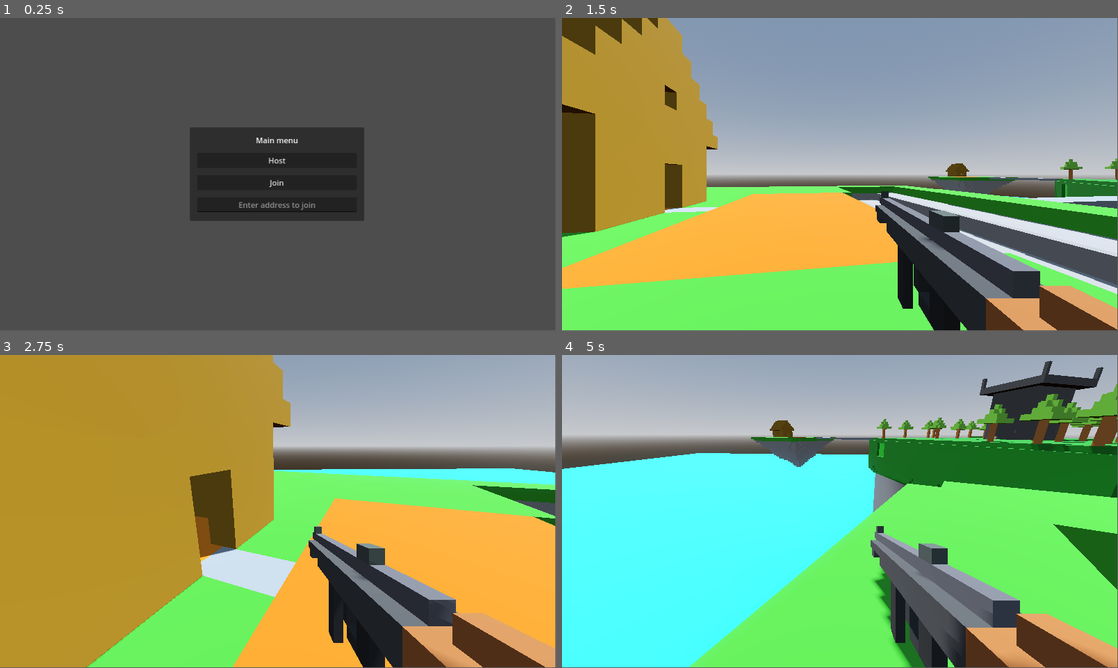
Above: before the commit, frames 1-4 (two rows, left to right).
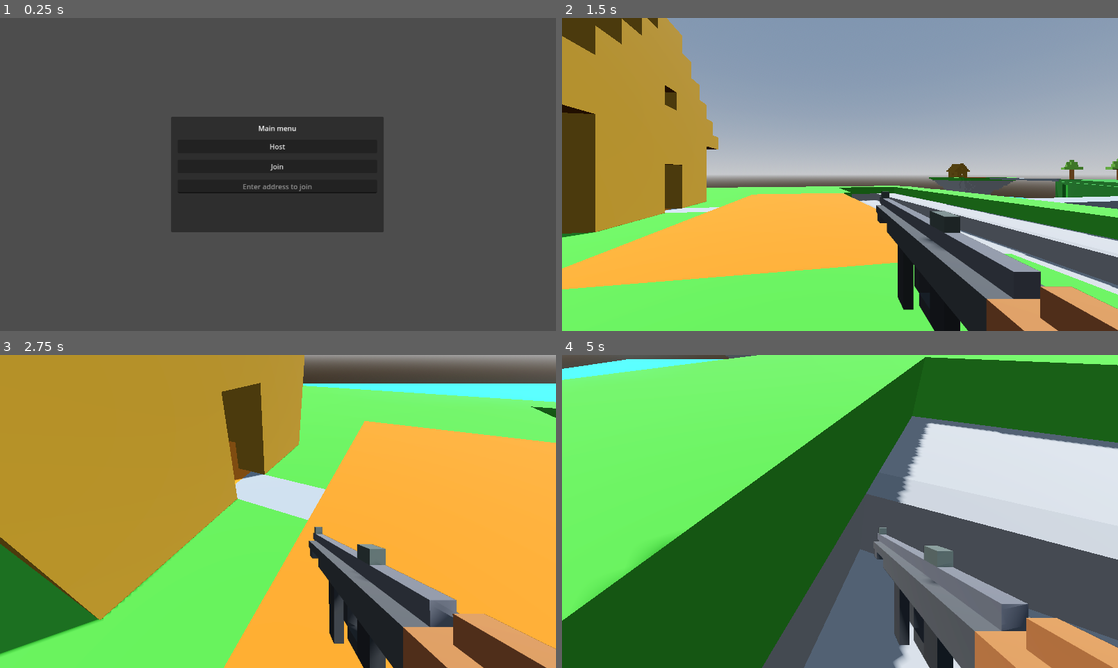
Above: after the commit, the same moments.

Repository: qdanq/Battle-duo
Game: Godot game, scene res://menu.tscn
The game is run twice, just before and just after one commit, with the same random seed, the same clock (stepped at 60 frames per second) and the same inputs. This scene is started directly instead of the project's main scene.
Inputs (mouse positions are in pixels of both pictures, inside the frame that each line leads up to):
- Up to frame 1 (0.25 s): no input
- Up to frame 2 (1.5 s): tap Enter (ui_accept) at 0.5, 0.77 s; move the mouse to (962, 158) at 0.52 s; hold D (Right) 0.53-1.25 s; click (962, 158) at 0.67 s; click "Host" at 1.25 s
- Up to frame 3 (2.75 s): move the mouse to (250, 511) at 2.02 s; hold W (Up) from 2.03 s (still down); tap Enter (ui_accept) at 2.27 s
- Up to frame 4 (5 s): keep holding W (Up); move the mouse to (851, 505) at 2.77 s; move the mouse to (834, 514) at 3.52 s; tap Enter (ui_accept) at 3.77, 4.52 s; move the mouse to (878, 514) at 4.27 s
In our replay, the window is 799x449 before the commit and 800x450 after it. These sizes can differ from the game's own. Grey fills any space a smaller window leaves; there, only what the larger window draws over its background counts as a difference.

The runs differ from the first frame. In frame 1, 5.3% of the frame differs, in the area x 30-69%, y 31-69%; in frame 2, 1.5%; in frame 3, 40%; in frame 4, 94%, in the area x 0-100%, y 0-100%.

Commit message:
Fix wall gun clipping.

Diff:
--- a/CharacterBody3D.gd
+++ b/CharacterBody3D.gd
@@ -8,6 +8,7 @@
 var gravity = 20.0
 @onready var neck := $Neck
 @onready var camera := $Neck/Camera3D
+@onready var guncam := $Neck/Camera3D/SubViewportContainer/SubViewport/Guncam
 @onready var anim_player := $AnimationPlayer
 
 func _enter_tree():
@@ -31,6 +32,9 @@
 			neck.rotate_y(-event.relative.x * 0.01)
 			camera.rotate_x(-event.relative.y * 0.01)
 			camera.rotation.x = clamp(camera.rotation.x, deg_to_rad(-80), deg_to_rad(80))
+
+func _process(delta):
+	guncam.global_transform = camera.global_transform
 
 func _physics_process(delta):
 	if not is_multiplayer_authority(): return
--- a/character_body_3d.tscn
+++ b/character_body_3d.tscn
@@ -21,6 +21,33 @@
 properties/2/spawn = true
 properties/2/sync = true
 properties/2/watch = false
+
+[sub_resource type="Animation" id="Animation_lsjur"]
+length = 0.001
+tracks/0/type = "value"
+tracks/0/imported = false
+tracks/0/enabled = true
+tracks/0/path = NodePath("Neck/Camera3D/AutomaticRifle:position")
+tracks/0/interp = 1
+tracks/0/loop_wrap = true
+tracks/0/keys = {
+"times": PackedFloat32Array(0),
+"transitions": PackedFloat32Array(1),
+"update": 0,
+"values": [Vector3(1.90503, -2.4435, -0.262785)]
+}
+tracks/1/type = "value"
+tracks/1/imported = false
+tracks/1/enabled = true
+tracks/1/path = NodePath("Neck/Camera3D/AutomaticRifle:rotation")
+tracks/1/interp = 1
+tracks/1/loop_wrap = true
+tracks/1/keys = {
+"times": PackedFloat32Array(0),
+"transitions": PackedFloat32Array(1),
+"update": 0,
+"values": [Vector3(0, 0, 0)]
+}
 
 [sub_resource type="Animation" id="Animation_1e356"]
 resource_name = "idle"
@@ -49,33 +76,6 @@
 "transitions": PackedFloat32Array(-2, 1),
 "update": 0,
 "values": [Vector3(0, 0, 0), Vector3(-0.0174533, 0, 0)]
-}
-
-[sub_resource type="Animation" id="Animation_lsjur"]
-length = 0.001
-tracks/0/type = "value"
-tracks/0/imported = false
-tracks/0/enabled = true
-tracks/0/path = NodePath("Neck/Camera3D/AutomaticRifle:position")
-tracks/0/interp = 1
-tracks/0/loop_wrap = true
-tracks/0/keys = {
-"times": PackedFloat32Array(0),
-"transitions": PackedFloat32Array(1),
-"update": 0,
-"values": [Vector3(1.90503, -2.4435, -0.262785)]
-}
-tracks/1/type = "value"
-tracks/1/imported = false
-tracks/1/enabled = true
-tracks/1/path = NodePath("Neck/Camera3D/AutomaticRifle:rotation")
-tracks/1/interp = 1
-tracks/1/loop_wrap = true
-tracks/1/keys = {
-"times": PackedFloat32Array(0),
-"transitions": PackedFloat32Array(1),
-"update": 0,
-"values": [Vector3(0, 0, 0)]
 }
 
 [sub_resource type="Animation" id="Animation_wr0j7"]
@@ -159,11 +159,30 @@
 transform = Transform3D(1, 0, 0, 0, 1, 0, 0, 0, 1, 0, 0.521295, 0)
 
 [node name="Camera3D" type="Camera3D" parent="Neck"]
+cull_mask = 1048573
 
 [node name="AutomaticRifle" type="MeshInstance3D" parent="Neck/Camera3D"]
 transform = Transform3D(0.75, 0, 0, 0, 0.75, 0, 0, 0, 0.75, 1.90503, -2.4435, -0.262785)
+layers = 2
 mesh = ExtResource("2_2exa4")
 skeleton = NodePath("../../..")
+
+[node name="SubViewportContainer" type="SubViewportContainer" parent="Neck/Camera3D"]
+anchors_preset = 15
+anchor_right = 1.0
+anchor_bottom = 1.0
+grow_horizontal = 2
+grow_vertical = 2
+
+[node name="SubViewport" type="SubViewport" parent="Neck/Camera3D/SubViewportContainer"]
+transparent_bg = true
+handle_input_locally = false
+size = Vector2i(1280, 720)
+render_target_update_mode = 4
+
+[node name="Guncam" type="Camera3D" parent="Neck/Camera3D/SubViewportContainer/SubViewport"]
+transform = Transform3D(1, 0, 0, 0, 1, 0, 0, 0, 1, -238.466, 149.133, 23.364)
+cull_mask = 2
 
 [node name="MultiplayerSynchronizer" type="MultiplayerSynchronizer" parent="."]
 replication_config = SubResource("SceneReplicationConfig_46bmj")
--- a/menu.tscn
+++ b/menu.tscn
@@ -21,6 +21,7 @@
 
 [node name="DirectionalLight3D" type="DirectionalLight3D" parent="."]
 transform = Transform3D(-0.866023, -0.433016, 0.250001, 0, 0.499998, 0.866027, -0.500003, 0.749999, -0.43301, 0, 0, 0)
+layers = 3
 shadow_enabled = true
 
 [node name="WorldEnvironment" type="WorldEnvironment" parent="."]
--- a/project.godot
+++ b/project.godot
@@ -14,6 +14,11 @@
 run/main_scene="res://node_3d.tscn"
 config/features=PackedStringArray("4.1", "Mobile")
 config/icon="res://icon.svg"
+
+[display]
+
+window/size/viewport_width=1280
+window/size/viewport_height=720
 
 [input]
 
